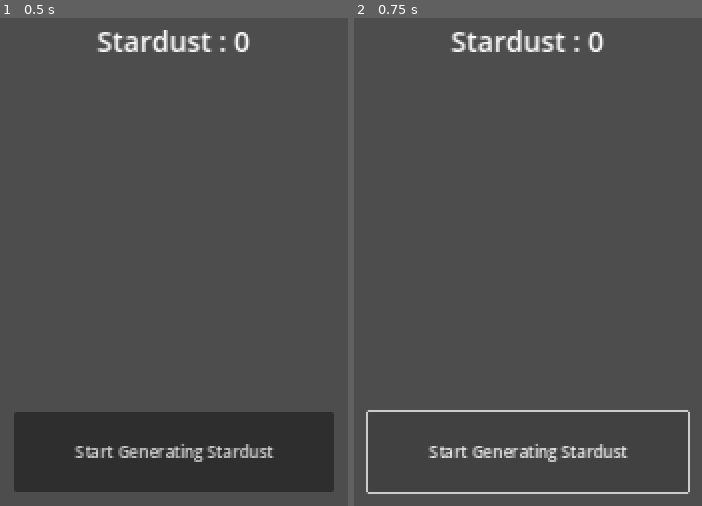
Above: before the commit, frames 1-2 (left to right).
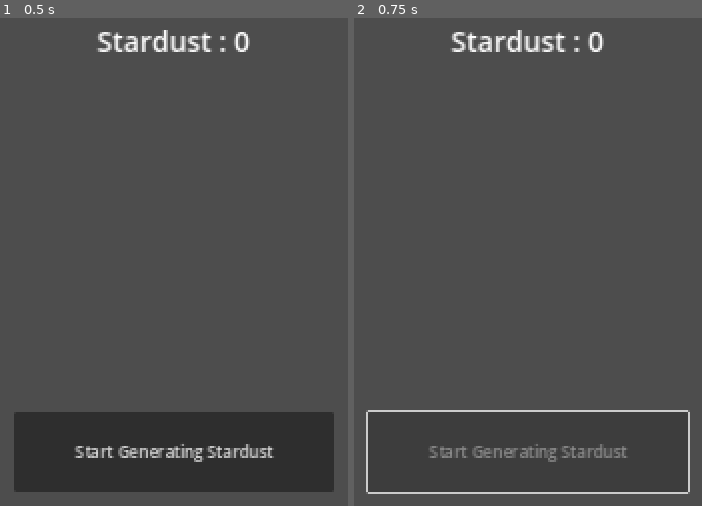
Above: after the commit, the same moments.

Repository: allanjchiang/project_stardust
Game: Godot game, scene res://scenes/prototypes/generator/prototype_generator.tscn
The game is run twice, just before and just after one commit, with the same random seed, the same clock (stepped at 60 frames per second) and the same inputs. The project has no main scene, so this scene is started directly.
Inputs:
- Up to frame 1 (0.5 s): no input
- Up to frame 2 (0.75 s): click "Start Generating Stardust" at 0.5 s

Frame 1 is identical in both runs. In frame 2, 0.8% of the frame differs, in the area x 21-79%, y 87-91%.

Commit message:
Disable button when timer starts so user can't spam click it

Diff:
--- a/scenes/prototypes/generator/prototype_generator.gd
+++ b/scenes/prototypes/generator/prototype_generator.gd
@@ -23,6 +23,7 @@
 
 func begin_generating_stardust() -> void:
 	timer.start()
+	button.disabled = true
 
 func _on_button_pressed() -> void:
 	begin_generating_stardust()
